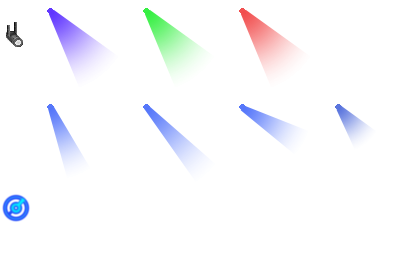
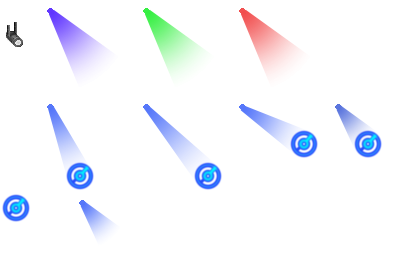
The second 416×256 image is a revision of the first. Changes to its layers:
renamed "Ebene 7" to "Light Beams", painted on it over [66, 130, 376, 244]
added layer "Light Logo" above "Light" over [66, 130, 382, 190]
